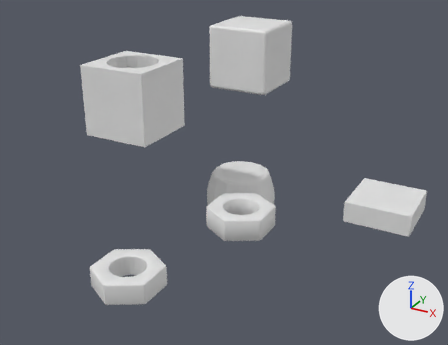
The Blender file day02/day02.blend as it was, and as the next commit left it.
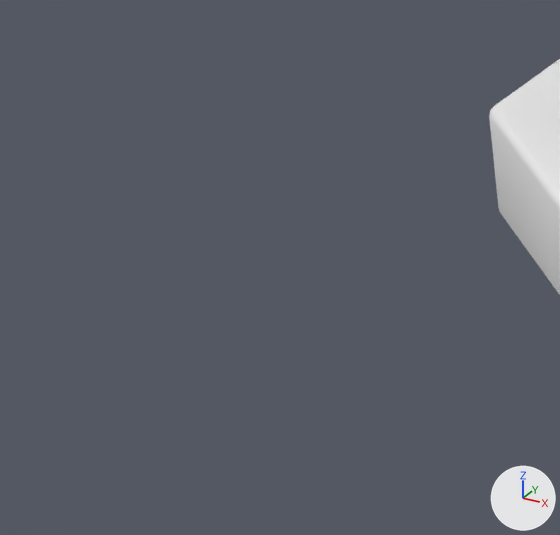
Old and new are each drawn whole from a camera (50 mm lens) standing at (8.78, -10.83, 8.64) and looking at (1.11, 3.11, 1.67) and again close up on the part from 0% to 23% of the width and 72% to 100% of the height. Lighting does not change. The marker at lower right points along +X, +Y and +Z.

Script lines for the objects in view, before the commit:
```python
me_圆环 = bpy.data.meshes.new('圆环')
me_圆环.from_pydata([(0.0, 1.0, 0.0), (-0.87, 0.5, 0.0), (-0.87, -0.5, 0.0), (0.0, -1.0, 0.0), (0.87, -0.5, 0.0), (0.87, 0.5, 0.0)], [], [(1, 2, 3, 4, 5, 0)])
me_圆环.polygons.foreach_set('use_smooth', [True] * 1)
ob_圆环 = bpy.data.objects.new('圆环', me_圆环)
ob_圆环.location = (0.0, 0.0, 0.0)
_m = ob_圆环.modifiers.new('实体化', 'SOLIDIFY')
_m.thickness = 0.6
_m = ob_圆环.modifiers.new('布尔', 'BOOLEAN')
_m.object = ob_柱体_002
_m = ob_圆环.modifiers.new('倒角', 'BEVEL')
_m.width = 0.04
_m.width_pct = 0.04
_m.segments = 3
```
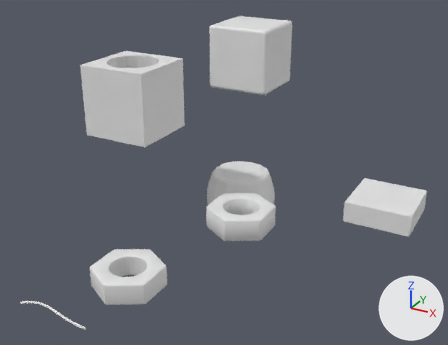
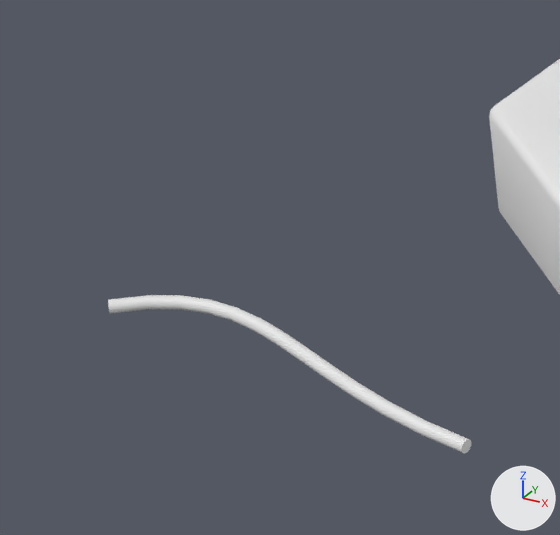
Location of each change, (x1, y1, x2, y2) in pixels of the close-ups (560 x 535 px):
'贝塞尔曲线', added: after (108, 295, 471, 453)

Edits to the bpy script that builds the scene:
```text
Add cu_贝塞尔曲线:
    cu_贝塞尔曲线 = bpy.data.curves.new('贝塞尔曲线', 'CURVE')
    cu_贝塞尔曲线.dimensions = '3D'
    _sp = cu_贝塞尔曲线.splines.new('BEZIER'); _sp.bezier_points.add(1)
    _sp.bezier_points.foreach_set('co', [-1.0, 0.0, 0.0, 1.0, 0.0, 0.0])
    _sp.bezier_points.foreach_set('handle_left', [-1.5, -0.5, 0.0, 0.0, 0.0, 0.0])
    _sp.bezier_points.foreach_set('handle_right', [-0.5, 0.5, 0.0, 2.0, 0.0, 0.0])
    for _p, _l, _r in zip(_sp.bezier_points, ['ALIGNED', 'ALIGNED'], ['ALIGNED', 'ALIGNED']): _p.handle_left_type = _l; _p.handle_right_type = _r
    _sp.order_u = 0
    _sp.order_v = 0
    cu_贝塞尔曲线.use_path = True
    cu_贝塞尔曲线.bevel_depth = 0.03
    cu_贝塞尔曲线.fill_mode = 'FULL'
    cu_贝塞尔曲线.use_fill_caps = True
Add ob_贝塞尔曲线:
    ob_贝塞尔曲线 = bpy.data.objects.new('贝塞尔曲线', cu_贝塞尔曲线)
    ob_贝塞尔曲线.location = (-0.391, -2.396, -0.128)
```
